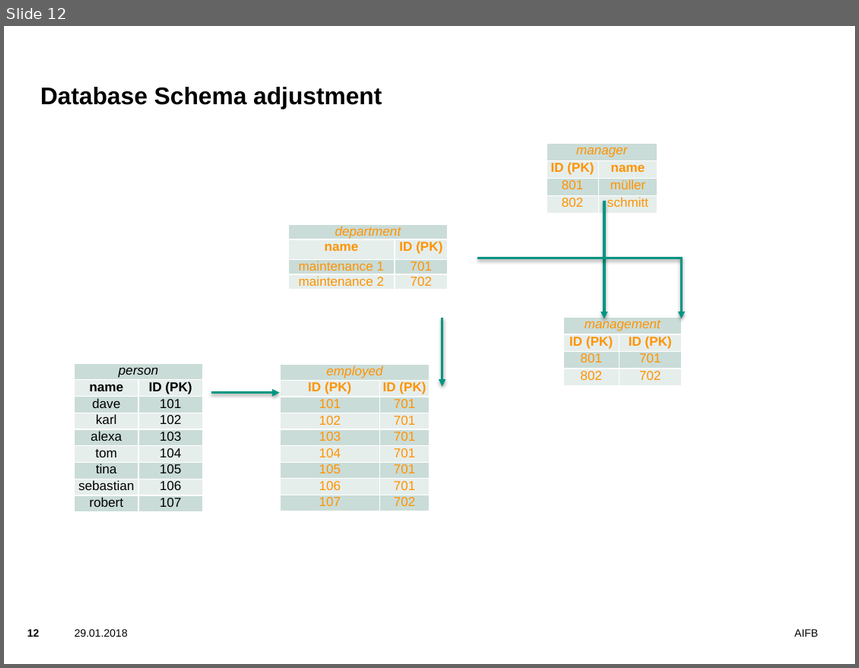
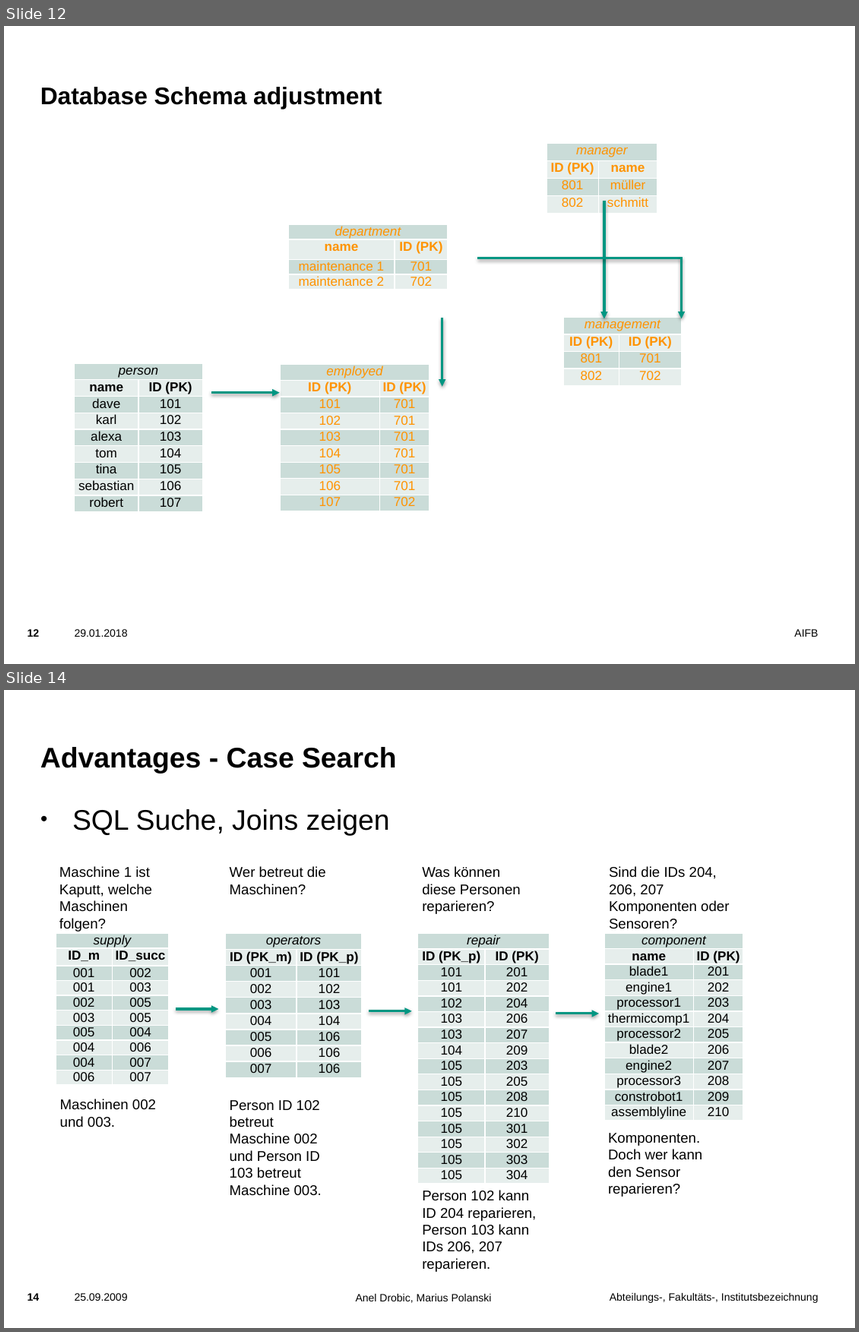
Before and after one commit to marpolus/IoT-Seminar---Graph-Databases, a slide deck: Abschlusspräsentation_V0.3.pptx. Shown one above the other, each under a label of ours: slide 12 before the commit, slides 12 and 14 after it; the slides between them are not shown. The pictures are 859x668 and 859x1332 pixels, drawn with LibreOffice and Linux fonts; fonts in the diff are those of the drawing; background and template pictures are left out. Boxes give left, top, right and bottom in pixels: in the first picture for what was removed or moved away, otherwise in the second. Text is boxed around its words. In the diff, an @@ line names an element or a change of style, - is before the commit and + after.

```diff
--- a/Abschlusspräsentation_V0.3.pptx
+++ b/Abschlusspräsentation_V0.3.pptx
@@ slide 14 added at bbox=[4, 690, 855, 1328], background picture (left out) @@
@@ title added at bbox=[40, 747, 396, 773], 24 pt, text #000000, bold @@
+Advantages - Case Search
@@ text added at bbox=[72, 809, 390, 835], 24 pt, text #000000 @@
+• SQL Suche, Joins zeigen
@@ text added at bbox=[59, 866, 152, 932], 12 pt, text #000000 @@
+Maschine 1 ist Kaputt, welche Maschinen folgen?
@@ text added at bbox=[230, 866, 326, 894], 12 pt, text #000000 @@
+Wer betreut die Maschinen?
@@ text added at bbox=[422, 866, 521, 914], 12 pt, text #000000 @@
+Was können diese Personen reparieren?
@@ text added at bbox=[609, 866, 729, 929], 12 pt, text #000000 @@
+Sind die IDs 204, 206, 207 Komponenten oder Sensoren?
@@ table added at bbox=[56, 933, 168, 1084], 10 rows, 2 columns @@
+supply | 
+ID_m | ID_succ
+001 | 002
+001 | 003
+002 | 005
+003 | 005
+005 | 004
+004 | 006
+004 | 007
+006 | 007
@@ table added at bbox=[225, 933, 363, 1076], 9 rows, 2 columns @@
+operators | 
+ID (PK_m) | ID (PK_p)
+001 | 101
+002 | 102
+003 | 103
+004 | 104
+005 | 106
+006 | 106
+007 | 106
@@ table added at bbox=[417, 933, 549, 1182], 16 rows, 2 columns @@
+repair | 
+ID (PK_p) | ID (PK)
+101 | 201
+101 | 202
+102 | 204
+103 | 206
+103 | 207
+104 | 209
+105 | 203
+105 | 205
+105 | 208
+105 | 210
+105 | 301
+105 | 302
+105 | 303
+105 | 304
@@ table added at bbox=[605, 933, 743, 1122], 12 rows, 2 columns @@
+component | 
+name | ID (PK)
+blade1 | 201
+engine1 | 202
+processor1 | 203
+thermiccomp1 | 204
+processor2 | 205
+blade2 | 206
+engine2 | 207
+processor3 | 208
+constrobot1 | 209
+assemblyline | 210
@@ arrow added from (175, 1009) to (218, 1009), #009682 2 pt @@
@@ arrow added from (369, 1011) to (411, 1011), #009682 2 pt @@
@@ arrow added from (556, 1014) to (599, 1014), #009682 2 pt @@
@@ text added at bbox=[60, 1099, 156, 1128], 12 pt, text #000000 @@
+Maschinen 002 und 003.
@@ text added at bbox=[230, 1100, 322, 1195], 12 pt, text #000000 @@
+Person ID 102 betreut Maschine 002 und Person ID 103 betreut Maschine 003.
@@ text added at bbox=[608, 1133, 702, 1197], 12 pt, text #000000 @@
+Komponenten. Doch wer kann den Sensor reparieren?
@@ text added at bbox=[422, 1190, 536, 1272], 12 pt, text #000000 @@
+Person 102 kann ID 204 reparieren, Person 103 kann IDs 206, 207 reparieren.
@@ page number added at bbox=[28, 1293, 40, 1301], 9 pt, text #000000, bold @@
+14
@@ text added at bbox=[75, 1293, 128, 1301], 9 pt, text #000000 @@
+25.09.2009
@@ text added at bbox=[356, 1294, 492, 1303], 9 pt, text #000000 @@
+Anel Drobic, Marius Polanski
@@ text added at bbox=[610, 1293, 819, 1303], 9 pt, text #000000 @@
+Abteilungs-, Fakultäts-, Institutsbezeichnung
```
Also in this commit, not shown: 1 slide changed.
